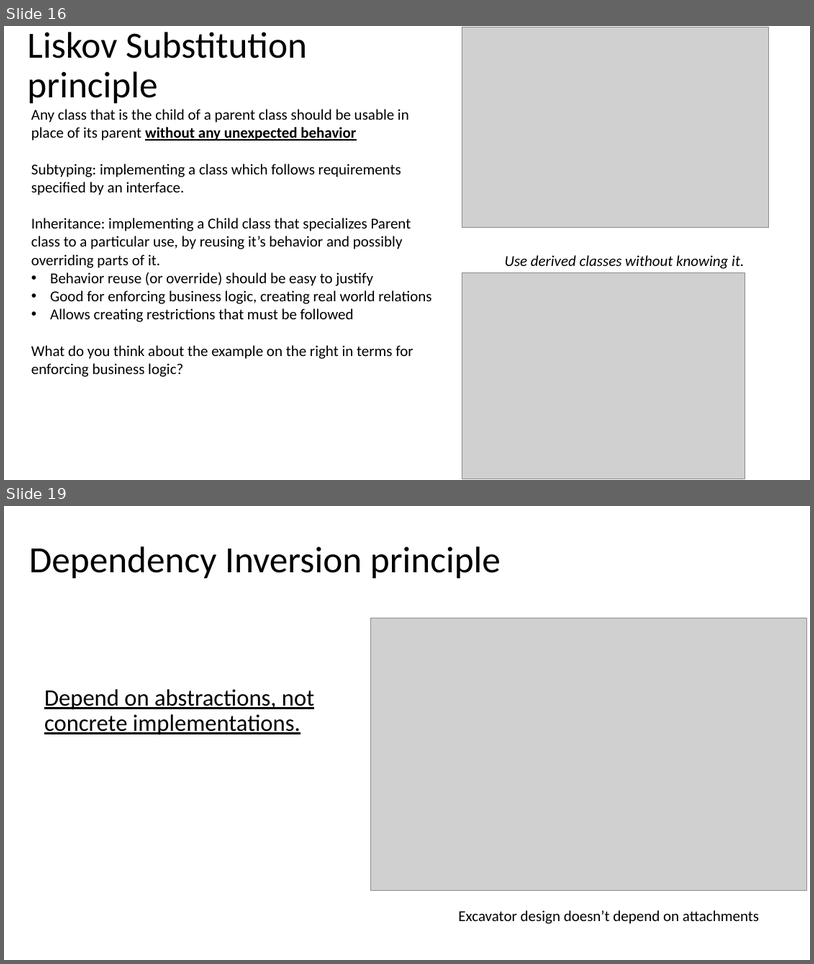
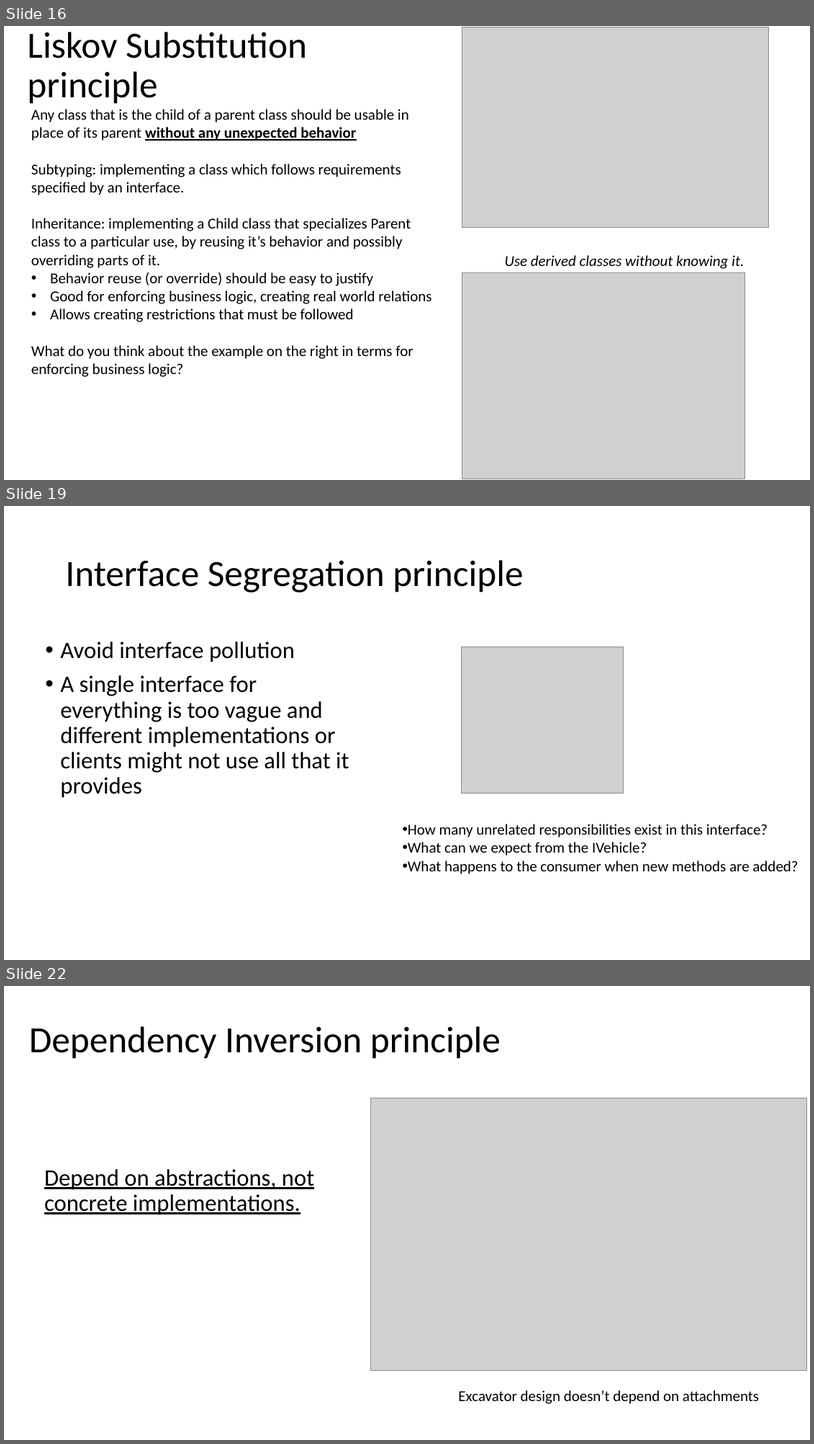
Before and after one commit to DonatasKukta/SOLID, a slide deck: SOLID.pptx. Shown one above the other, each under a label of ours: slides 16 and 19 before the commit, slides 16, 19 and 22 after it; the slides between them are not shown. The pictures are 814x964 and 814x1444 pixels, drawn with LibreOffice and Linux fonts; fonts in the diff are those of the drawing; grey boxes stand for pictures. Boxes give left, top, right and bottom in pixels: in the first picture for what was removed or moved away, otherwise in the second. Text is boxed around its words. In the diff, an @@ line names an element or a change of style, - is before the commit and + after.

Commit message:
Add Interface Segregation principle.

```diff
--- a/SOLID.pptx
+++ b/SOLID.pptx
@@ slide 19 added at <box>4,506,810,960</box>, background #FFFFFF @@
@@ title added at <box>65,560,523,592</box>, 44 pt, text #000000 @@
+Interface Segregation principle
@@ text added at <box>60,641,349,798</box>, 28 pt, text #000000 @@
+• Avoid interface pollution
+• A single interface for everything is too vague and different implementations or clients might not use all that it provides
@@ picture added at <box>462,647,623,793</box> @@
@@ text added at <box>408,824,798,874</box>, 18 pt, text #000000 @@
+• How many unrelated responsibilities exist in this interface?
+• What can we expect from the IVehicle?
+• What happens to the consumer when new methods are added?
@@ what was slide 19 is now slide 22 @@
```
Also in this commit, not shown: 2 slides changed, 2 other slides added, 1 other file.
